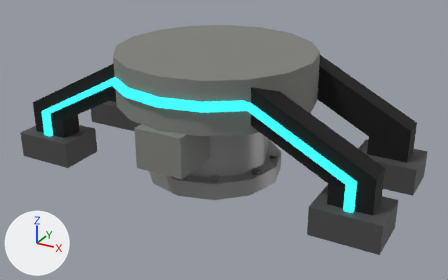
Before and after pictures for a commit that changed the glTF model assets/models/buildings/well_pump.gltf.
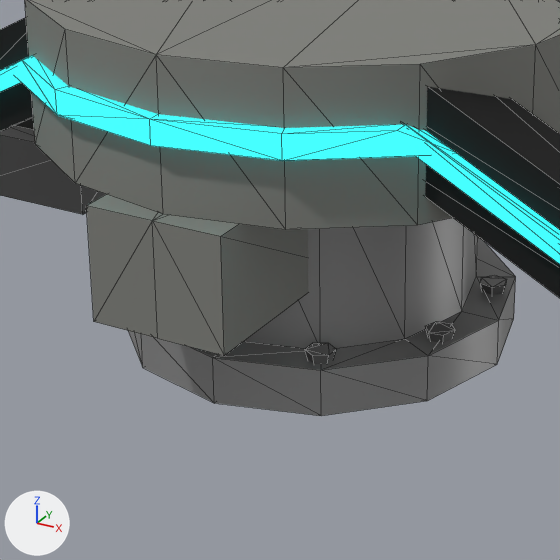
Each version appears first whole from a 50 mm lens placed at (2.6, -4.54, 2.58), pointed at (0.11, -0.02, 0.31), and next in a close-up on the part from 23% to 66% of the width and 21% to 89% of the height. The axes (+X, +Y, +Z) are drawn at lower left. The lights are the same throughout. The close-ups show mesh edges as thin lines. Objects named as collision shapes, trigger or cutter boxes, shadow casters or lower levels of detail are left out. Vertices at the same position are counted once.

The first close-up shows 'top_0'.
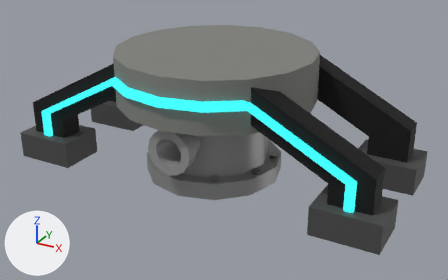
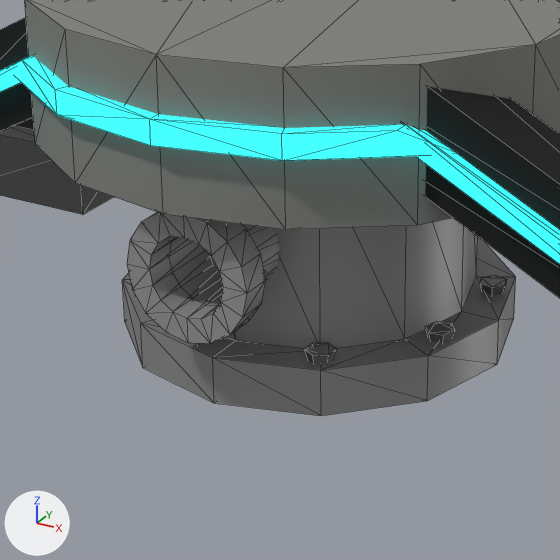
Commit message: Updated well pump model

Pixel boxes (x1, y1, x2, y2) of what changed, in the close-ups (560 x 560 px):
```json
{"part": 1, "of": "me_cylinder_002", "change": "rebuilt", "before": [86, 194, 308, 356], "after": [127, 212, 266, 344]}
{"part": 2, "of": "me_cylinder_002", "change": "added", "after": [242, 224, 280, 280]}
```

Edits to the scene script, one JSON object a line:
```json
{"op": "add", "block": "mat_material_009", "code": ["mat_material_009 = principled_material('Material.009')", "mat_material_009.base_color = (0.8, 0.8, 0.8)  # white #e7e7e7", "mat_material_009.metallic = 0.78", "mat_material_009.roughness = 0.287"]}
{"op": "add", "block": "mat_material_008", "code": ["mat_material_008 = principled_material('Material.008')", "mat_material_008.base_color = (0.296, 0.296, 0.296)  # grey #949494"]}
{"block": "me_cylinder_002", "where": "# used by ob_top_0; location = (0.0, 0.0, 0.0)"}
{"op": "remove", "block": "me_cylinder_002", "code": "me_cylinder_002.from_pydata(...)  # 351 vertices, 543 faces; spans x -1.76..1.76, y -0.89..0.99, z 0.0..1.13"}
{"op": "add", "block": "me_cylinder_002", "code": "me_cylinder_002.from_pydata(...)  # 523 vertices, 783 faces; spans x -1.76..1.76, y -0.89..0.99, z 0.0..1.13"}
{"block": "me_cylinder_002", "change": "me_cylinder_002 part 1: the loose piece of 12 vertices spanning x -0.22..0.22, y -0.89..-0.23, z 0.33..0.68 is rebuilt with 80 vertices and now spans x -0.2..0.2, y -0.75..-0.26, z 0.25..0.65, in mat_material_008 (grey #949494)"}
{"block": "me_cylinder_002", "change": "me_cylinder_002 part 2: a new loose piece of 32 vertices spanning x -0.13..0.14, y -0.65..-0.26, z 0.32..0.59, in mat_material_008 (grey #949494)"}
{"op": "add", "block": "me_cylinder_002", "code": "me_cylinder_002.materials.append(mat_material_008)  # grey #949494"}
{"op": "add", "block": "me_cylinder_002", "code": "me_cylinder_002.materials.append(mat_material_009)  # white #e7e7e7"}
```
